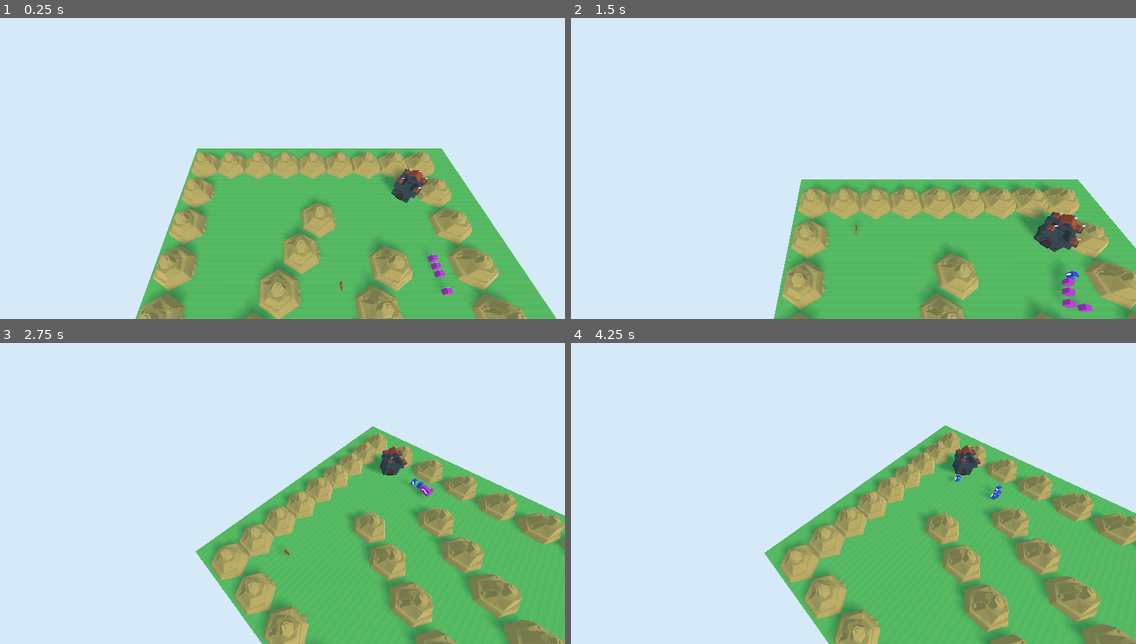
Above: before the commit, frames 1-4 (two rows, left to right).
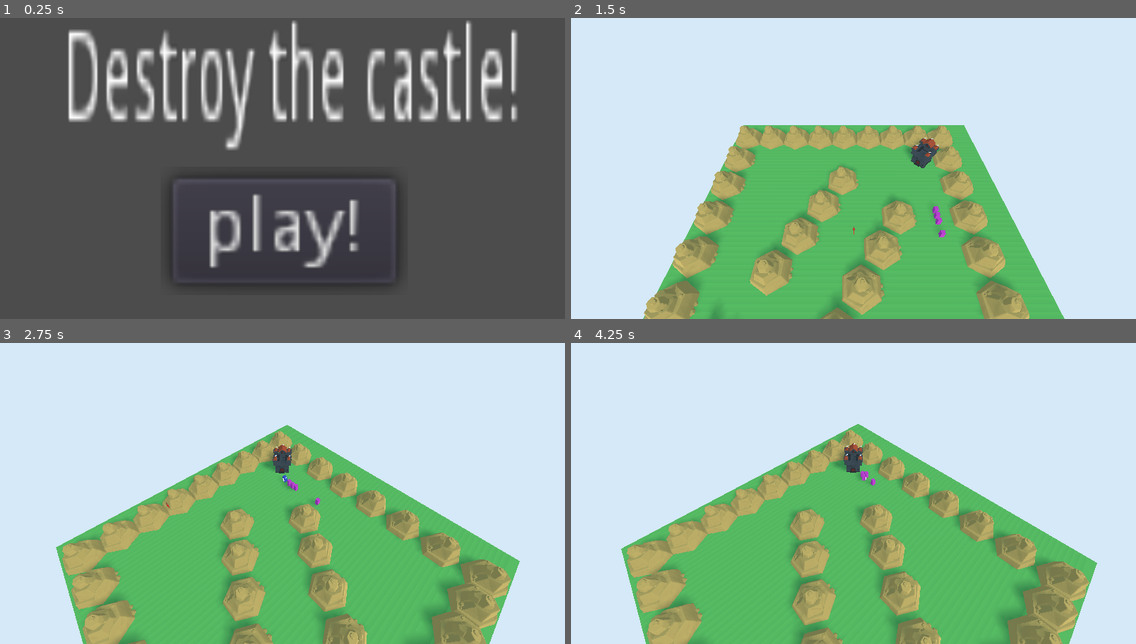
Above: after the commit, the same moments.

Repository: nestorac/castles
Game: Godot game, scene res://Level Scenes/TitleScreen.tscn
Same seed, same stepped clock (60 frames per second), same inputs: the game is played once before the commit and once after it. Before the commit the project starts from res://Level Scenes/Level.tscn.
Inputs (mouse positions are in pixels of both pictures, inside the frame that each line leads up to):
- Up to frame 1 (0.25 s): no input
- Up to frame 2 (1.5 s): click (853, 231) at 0.5 s, where only the run after the commit has a clickable "play!"; move the mouse to (977, 153) at 1.27 s; hold Middle mouse button (center_click) from 1.28 s (still down)
- Up to frame 3 (2.75 s): move the mouse to (169, 508) at 2.02 s; release Middle mouse button (center_click) at 2.03 s; click (169, 508) at 2.1 s
- Up to frame 4 (4.25 s): move the mouse to (910, 427) at 2.77 s; hold Right mouse button (right_click) 2.78-3.53 s; tap Enter at 3.5 s; move the mouse to (825, 553) at 3.52 s; tap Mouse wheel down (zoom_in) at 3.6 s

The runs differ from the first frame. In frame 1, 99% of the frame differs, in the area x 0-100%, y 0-100%; in frame 2, 35%; in frame 3, 40%; in frame 4, 41%.

Commit message:
Now, the player fights also.

Diff:
--- a/Assets/Object Scenes/EnemyUnit.tscn
+++ b/Assets/Object Scenes/EnemyUnit.tscn
@@ -64,7 +64,6 @@
 collision_layer = 0
 collision_mask = 10
 script = ExtResource( 4 )
-attack_damage = 2
 
 [node name="CollisionShape" type="CollisionShape" parent="UnitMesh/Shoulder/Arm/HitBox"]
 transform = Transform( 1, 0, 0, 0, 1, 0, 0, 0, 1, 0, 0, -0.60562 )
--- a/Assets/Object Scenes/PlayerUnit.tscn
+++ b/Assets/Object Scenes/PlayerUnit.tscn
@@ -80,7 +80,7 @@
 material/0 = SubResource( 4 )
 
 [node name="Shoulder" type="Spatial" parent="UnitMesh"]
-transform = Transform( 1, 0, 0, 0, -0.0137876, 0.999904, 0, -0.999904, -0.0137876, 1.12827, 0, 0 )
+transform = Transform( 1, 0, 0, 0, -0.0137878, 0.999904, 0, -0.999904, -0.0137878, 1.12827, 0, 0 )
 
 [node name="Arm" type="MeshInstance" parent="UnitMesh/Shoulder"]
 transform = Transform( 1, 0, 0, 0, 1, 0, 0, 0, 1, 0.155497, 0, -1.19674 )
@@ -89,8 +89,9 @@
 
 [node name="HitBox" type="Area" parent="UnitMesh/Shoulder/Arm"]
 collision_layer = 0
-collision_mask = 4
+collision_mask = 12
 script = ExtResource( 3 )
+attack_damage = 10
 
 [node name="CollisionShape" type="CollisionShape" parent="UnitMesh/Shoulder/Arm/HitBox"]
 transform = Transform( 1, 0, 0, 0, 1, 0, 0, 0, 1, 0, 0.000655055, -0.426726 )
--- a/Level Scenes/TitleScreen.tscn
+++ b/Level Scenes/TitleScreen.tscn
@@ -1,4 +1,6 @@
-[gd_scene format=2]
+[gd_scene load_steps=2 format=2]
+
+[ext_resource path="res://Scripts/PlayButton.gd" type="Script" id=1]
 
 [node name="TitleScreen" type="Control"]
 anchor_right = 1.0
@@ -14,10 +16,13 @@
 align = 1
 valign = 1
 
-[node name="Button" type="Button" parent="."]
+[node name="PlayButton" type="Button" parent="."]
 margin_left = 583.0
 margin_top = 543.0
 margin_right = 625.0
 margin_bottom = 563.0
 rect_scale = Vector2( 18.2542, 18.1499 )
 text = "play!"
+script = ExtResource( 1 )
+
+[connection signal="pressed" from="PlayButton" to="PlayButton" method="_on_PlayButton_pressed"]
--- /dev/null
+++ b/Scripts/PlayButton.gd
@@ -0,0 +1,6 @@
+extends Button
+
+
+
+func _on_PlayButton_pressed():
+	get_tree().change_scene("res://Level Scenes/Level.tscn")
--- a/Scripts/PlayerUnit.gd
+++ b/Scripts/PlayerUnit.gd
@@ -5,11 +5,11 @@
 var enemies = []
 
 # State machine
-enum{IDLE, MOVING, CHASING, ATTACKING}
+enum{IDLE, MOVING, CHASING, ATTACK_CASTLE}
 
 
 var state = IDLE
-var hp = 5
+var hp = 10
 
 # For pathfinding
 var path = []
@@ -17,6 +17,7 @@
 const SPEED = 500
 onready var navigation = get_parent().get_parent()
 onready var flag = $"../../../Flag"
+onready var castle = get_tree().get_nodes_in_group("EnemyCastle")
 
 
 func _ready():
@@ -32,8 +33,17 @@
 			movement(delta)
 		CHASING:
 			movement(delta)
-		ATTACKING:
-			pass
+		ATTACK_CASTLE:
+			attack_castle(delta)
+
+func attack_castle(delta):
+	if path_index < path.size():
+		var move_vector = path[path_index] - global_transform.origin
+		if move_vector.length() < 1:
+			path_index += 1
+		else:
+			look_at(castle[0].global_transform.origin, Vector3.UP)
+			move_and_slide(move_vector.normalized() * SPEED * delta, Vector3.UP)
 
 
 func movement(delta):
@@ -82,6 +92,9 @@
 		enemies.append(body)
 		state = CHASING
 		create_path(enemies.front().global_transform.origin)
+	elif body.is_in_group("EnemyCastle"):
+		create_path(castle[0].global_transform.origin)
+		state = ATTACK_CASTLE
 
 
 func _on_VisionBox_body_exited(body):
--- a/project.godot
+++ b/project.godot
@@ -27,7 +27,7 @@
 [application]
 
 config/name="Castles"
-run/main_scene="res://Level Scenes/Level.tscn"
+run/main_scene="res://Level Scenes/TitleScreen.tscn"
 config/icon="res://icon.png"
 
 [display]
